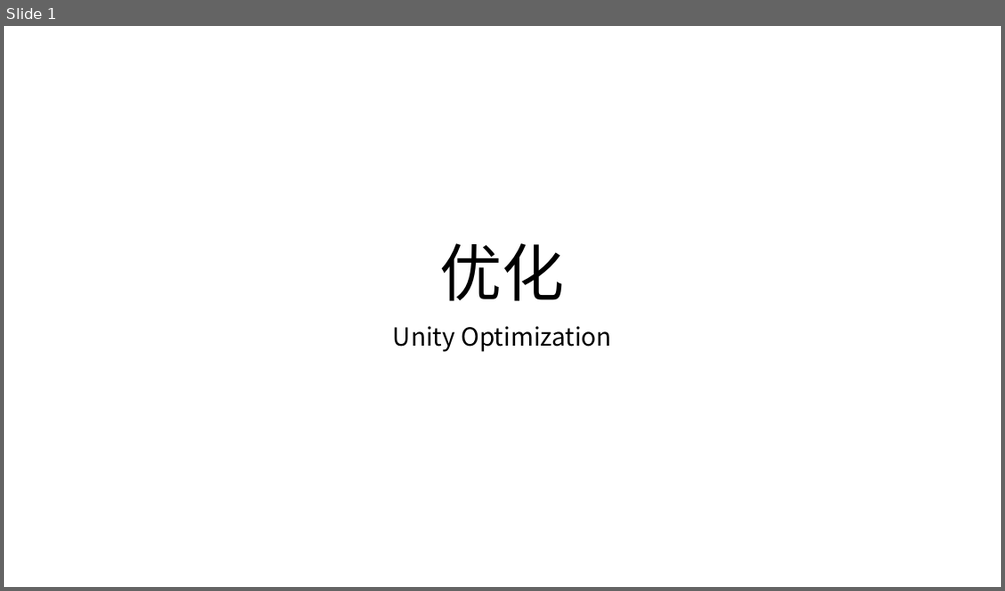
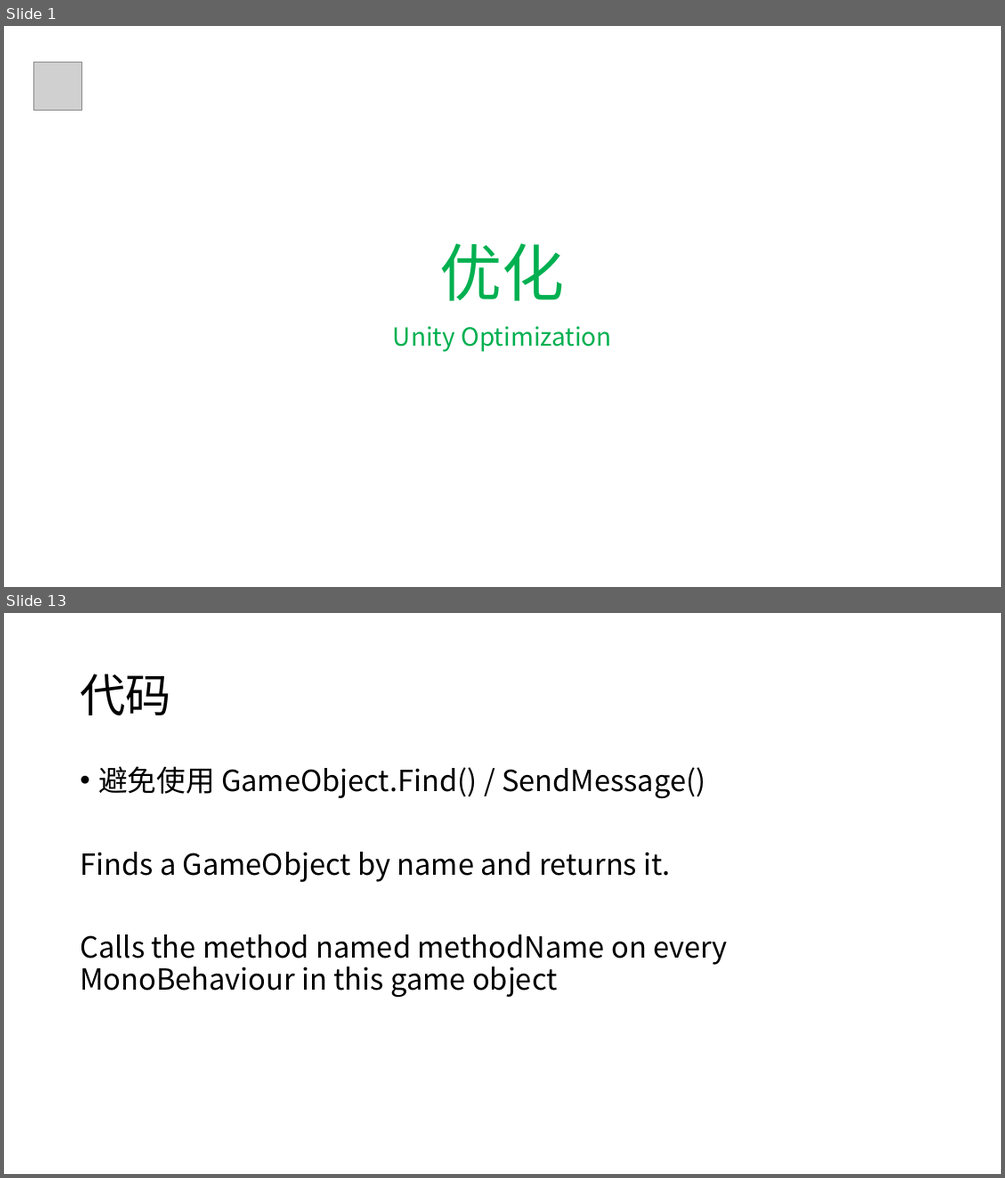
Before and after one commit to llyao/NoteOfGameDevelop, a slide deck: 优化.pptx. Shown one above the other, each under a label of ours: slide 1 before the commit, slides 1 and 13 after it; the slides between them are not shown. The pictures are 1005x591 and 1005x1178 pixels, drawn with LibreOffice and Linux fonts; fonts in the diff are those of the drawing; grey boxes stand for pictures; background and template pictures are left out. Boxes give left, top, right and bottom in pixels: in the first picture for what was removed or moved away, otherwise in the second. Text is boxed around its words. In the diff, an @@ line names an element or a change of style, - is before the commit and + after.

```diff
--- a/优化.pptx
+++ b/优化.pptx
@@ slide 13 added at (4,613,1001,1174), background #FFFFFF @@
@@ title added at (80,674,171,715), 44 pt, text #000000 @@
+代码
@@ text added at (80,766,728,997), 28 pt, text #000000 @@
+• 避免使用 GameObject.Find() / SendMessage()
+Finds a GameObject by name and returns it.
+Calls the method named methodName on every MonoBehaviour in this game object
@@ slide 1 changed as well @@
@@ picture added at (33,62,81,111) @@
@@ title "优化" at (440,243,565,301): text colour #000000 to #00B050 @@
@@ subtitle "Unity Optimization" at (393,326,612,352): text colour #000000 to #00B050 @@
```
Also in this commit, not shown: 3 other slides changed, 8 other slides added.
